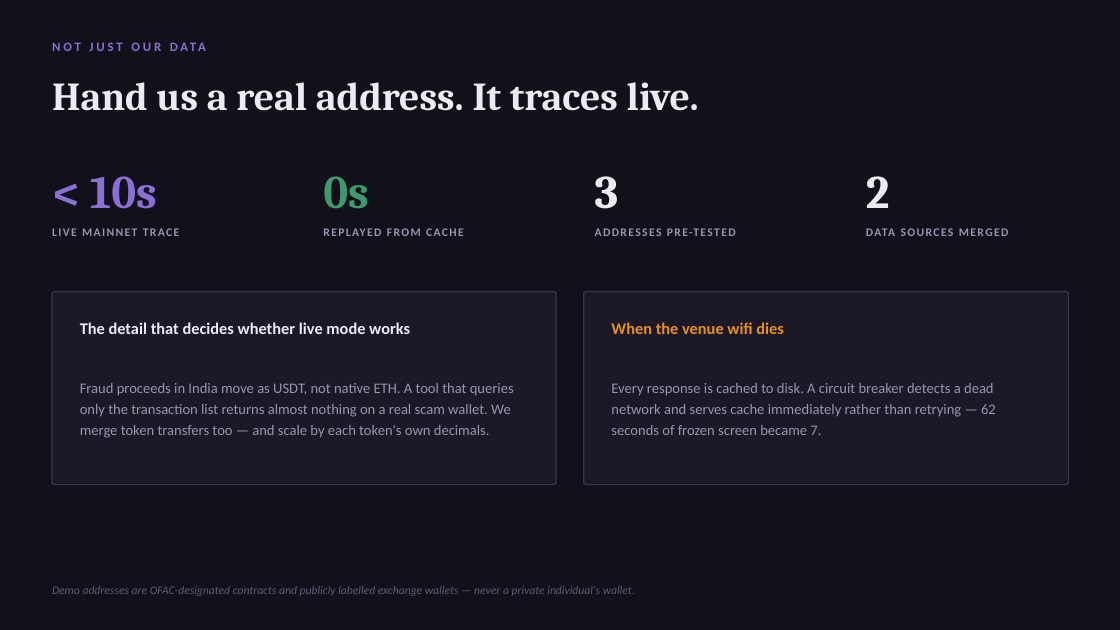
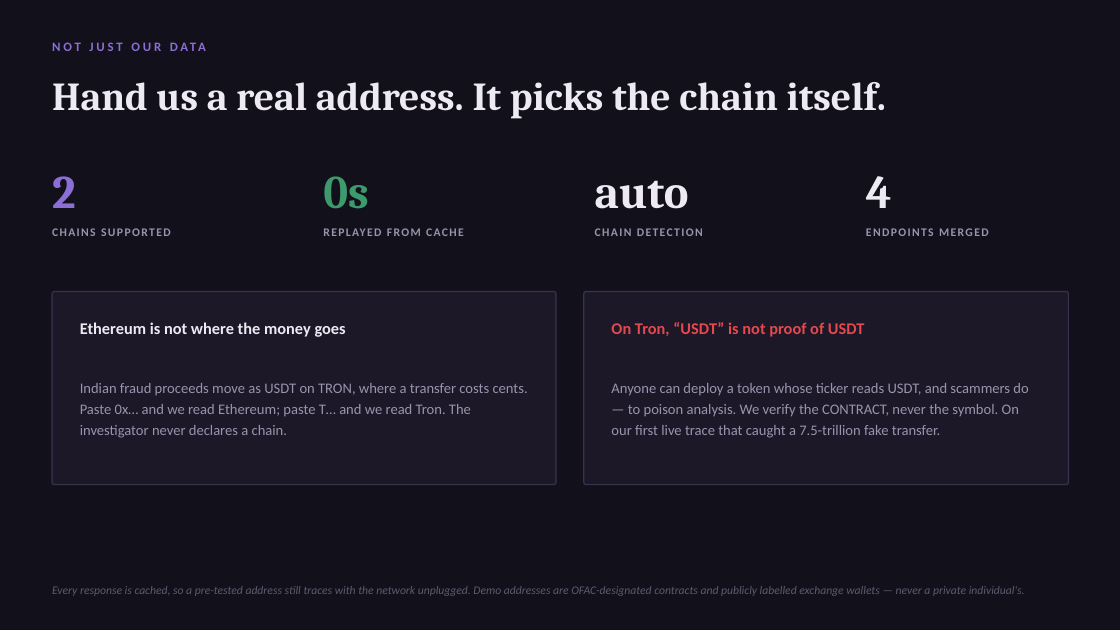
Before and after one commit to 23f2001033/project-violet-milk, a slide deck: slide 10 of Violet_Milk_Deck_2026.pptx. Drawn at 1120x630 pixels with LibreOffice and Linux fonts; fonts in the diff are those of the drawing. Boxes give left, top, right and bottom in pixels: in the first picture for what was removed or moved away, otherwise in the second. Text is boxed around its words. In the diff, an @@ line names an element or a change of style, - is before the commit and + after.

```diff
--- a/Violet_Milk_Deck_2026.pptx
+++ b/Violet_Milk_Deck_2026.pptx
@@ text at (52, 82, 886, 119): text changed @@
-Hand us a real address. It traces live.
+Hand us a real address. It picks the chain itself.
@@ text at (52, 176, 76, 208): text changed @@
-< 10s
+2
@@ text at (866, 176, 892, 208): text changed @@
-2
+4
@@ text at (595, 180, 689, 209): text changed @@
-3
+auto
@@ text at (52, 228, 171, 236): text changed @@
-LIVE MAINNET TRACE
+CHAINS SUPPORTED
@@ text at (595, 228, 703, 236): text changed @@
-ADDRESSES PRE-TESTED
+CHAIN DETECTION
@@ text at (866, 228, 989, 236): text changed @@
-DATA SOURCES MERGED
+ENDPOINTS MERGED
@@ text at (80, 322, 346, 337): text changed @@
-The detail that decides whether live mode works
+Ethereum is not where the money goes
@@ text at (611, 322, 865, 337): text changed; text colour #E5901D to #E5484D @@
-When the venue wifi dies
+On Tron, “USDT” is not proof of USDT
@@ text at (80, 383, 528, 438): text changed @@
-Fraud proceeds in India move as USDT, not native ETH. A tool that queries only the transaction list returns almost nothing on a real scam wallet. We merge token transfers too — and scale by each token's own decimals.
+Indian fraud proceeds move as USDT on TRON, where a transfer costs cents. Paste 0x… and we read Ethereum; paste T… and we read Tron. The investigator never declares a chain.
@@ text at (611, 383, 1028, 438): text changed @@
-Every response is cached to disk. A circuit breaker detects a dead network and serves cache immediately rather than retrying — 62 seconds of frozen screen became 7.
+Anyone can deploy a token whose ticker reads USDT, and scammers do — to poison analysis. We verify the CONTRACT, never the symbol. On our first live trace that caught a 7.5-trillion fake transfer.
@@ text at (52, 586, 1025, 596): text changed @@
-Demo addresses are OFAC-designated contracts and publicly labelled exchange wallets — never a private individual's wallet.
+Every response is cached, so a pre-tested address still traces with the network unplugged. Demo addresses are OFAC-designated contracts and publicly labelled exchange wallets — never a private individual's.
```
Also in this commit, not shown: 2 other slides changed, 25 other files.
